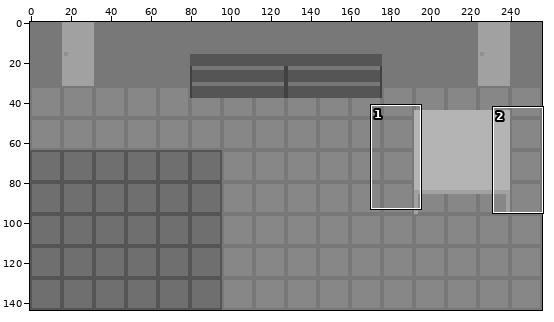
Pixel-art file: tilesets/school/school.aseprite. The picture above shows the old version from afar; the outline marks the close-up.
Close-up. The starting point:
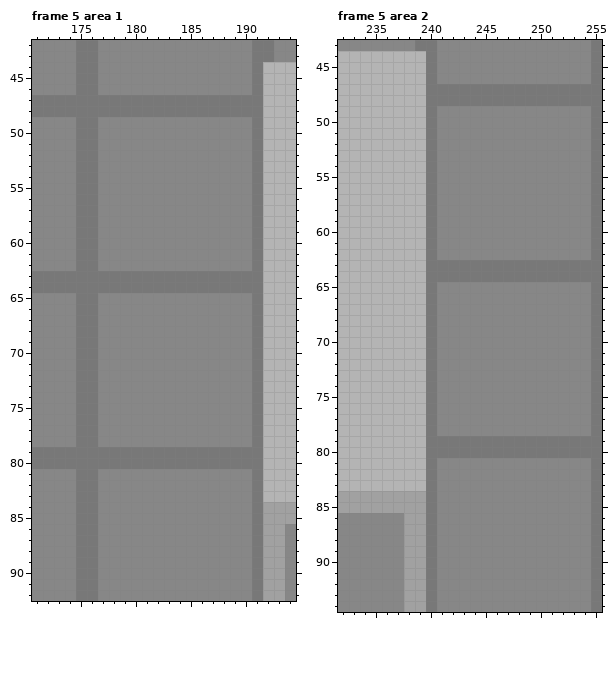
256x144 pixels, 5 frames. Shown: frame 5 area 1: x 171..194, y 42..92; frame 5 area 2: x 232..255, y 43..94. The commit also changed other frames or places, which this record leaves out.
The same view after the edit:
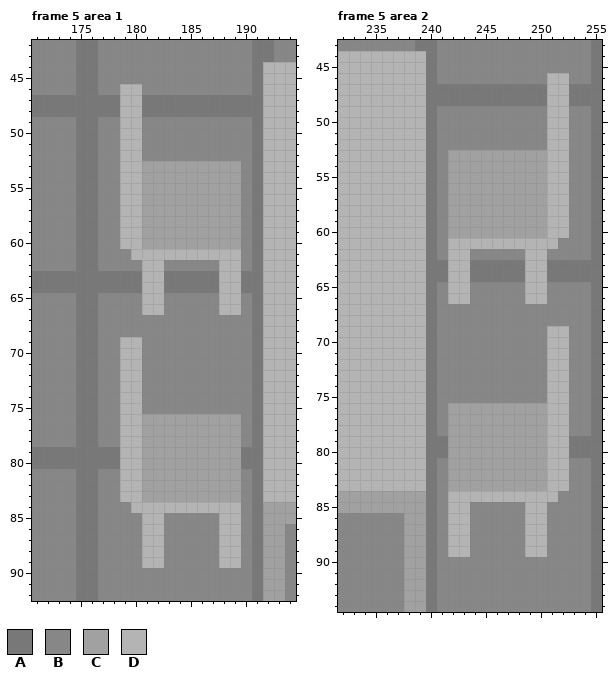
Palette (. is transparent): A #787878  B #878787  C #a1a1a1  D #b4b4b4
The edit:
Changed rows in their new state; - is an unchanged pixel.
Frame 5 area 1, layer "Deco Base 2":
first column x 179:
46 DD---------
47 DD---------
48 DD---------
49 DD---------
50 DD---------
51 DD---------
52 DD---------
53 DDCCCCCCCCC
54 DDCCCCCCCCC
55 DDCCCCCCCCC
56 DDCCCCCCCCC
57 DDCCCCCCCCC
58 DDCCCCCCCCC
59 DDCCCCCCCCC
60 DDCCCCCCCCC
61 -DDDDDDDDDD
62 --DD-----DD
63 --DD-----DD
64 --DD-----DD
65 --DD-----DD
66 --DD-----DD
69 DD---------
70 DD---------
71 DD---------
72 DD---------
73 DD---------
74 DD---------
75 DD---------
76 DDCCCCCCCCC
77 DDCCCCCCCCC
78 DDCCCCCCCCC
79 DDCCCCCCCCC
80 DDCCCCCCCCC
81 DDCCCCCCCCC
82 DDCCCCCCCCC
83 DDCCCCCCCCC
84 -DDDDDDDDDD
85 --DD-----DD
86 --DD-----DD
87 --DD-----DD
88 --DD-----DD
89 --DD-----DD
Frame 5 area 2, layer "Deco Base 2":
first column x 242:
46 ---------DD
47 ---------DD
48 ---------DD
49 ---------DD
50 ---------DD
51 ---------DD
52 ---------DD
53 CCCCCCCCCDD
54 CCCCCCCCCDD
55 CCCCCCCCCDD
56 CCCCCCCCCDD
57 CCCCCCCCCDD
58 CCCCCCCCCDD
59 CCCCCCCCCDD
60 CCCCCCCCCDD
61 DDDDDDDDDD-
62 DD-----DD--
63 DD-----DD--
64 DD-----DD--
65 DD-----DD--
66 DD-----DD--
69 ---------DD
70 ---------DD
71 ---------DD
72 ---------DD
73 ---------DD
74 ---------DD
75 ---------DD
76 CCCCCCCCCDD
77 CCCCCCCCCDD
78 CCCCCCCCCDD
79 CCCCCCCCCDD
80 CCCCCCCCCDD
81 CCCCCCCCCDD
82 CCCCCCCCCDD
83 CCCCCCCCCDD
84 DDDDDDDDDD-
85 DD-----DD--
86 DD-----DD--
87 DD-----DD--
88 DD-----DD--
89 DD-----DD--
Changed places in both close-ups, as pixel boxes (x1, y1, x2, y2):
changed: (120, 84, 241, 568)
changed: (448, 73, 569, 557)
